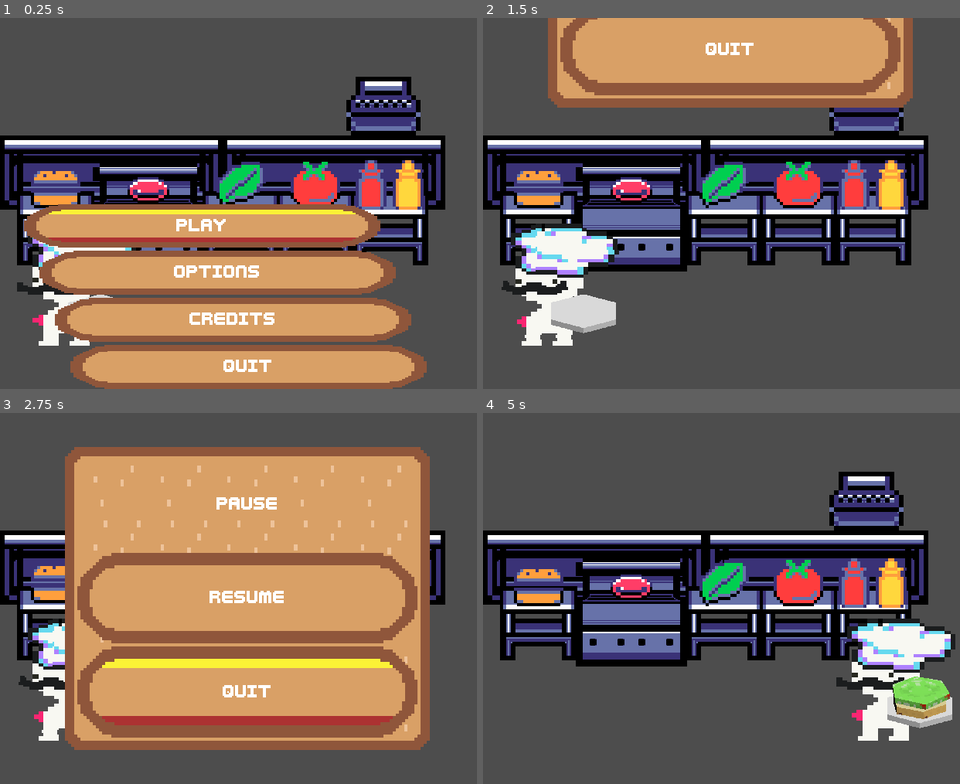
Above: before the commit, frames 1-4 (two rows, left to right).
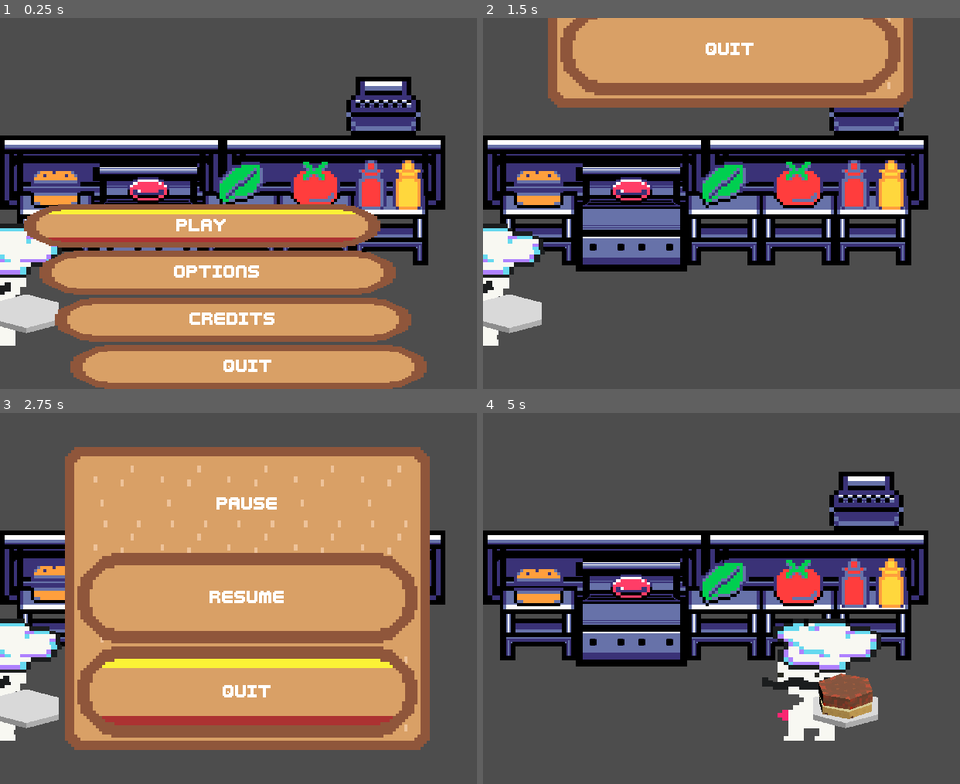
Above: after the commit, the same moments.

Repository: LettucePie/burgert
Game: Godot game, scene res://scenes/play.tscn
Two runs of this game, one before a commit and one after it. Both use one fixed random seed, a clock stepped at 60 frames per second and the inputs below.
Inputs:
- Up to frame 1 (0.25 s): no input
- Up to frame 2 (1.5 s): click "Play" at 0.5 s; tap Enter (menu) at 1.25 s; hold Right (right) from 1.28 s (still down); tap Z (confirm) at 1.35 s
- Up to frame 3 (2.75 s): release Right (right) at 2.03 s; hold Left (left) from 2.03 s (still down); tap Z (confirm) at 2.1 s
- Up to frame 4 (5 s): release Left (left) at 2.75 s; click "RESUME" at 2.75 s; hold Right (right) from 3.53 s (still down); tap Z (confirm) at 3.6, 4.35 s

The runs differ from the first frame. In frame 1, 3.5% of the frame differs, in the area x 0-29%, y 55-89%; in frame 2, 7.4%; in frame 3, 3.9%; in frame 4, 10%, in the area x 58-100%, y 55-89%.

Commit message:
adjust ketchup mustard mesh, starting game resets current burger

Diff:
--- a/scenes/game/burger.gd
+++ b/scenes/game/burger.gd
@@ -6,7 +6,10 @@
 	"Bun Bottom", "Meat", "Tomato", "Bun"
 ]
 @onready var offset_2 : PackedStringArray = [
-	"Lettuce", "Ketchup", "Mustard"
+	"Lettuce"
+]
+@onready var offset_down : PackedStringArray = [
+	"Ketchup", "Mustard"
 ]
 
 @export var ingredient3d_scene : PackedScene
--- a/scenes/game/chef.gd
+++ b/scenes/game/chef.gd
@@ -49,7 +49,6 @@
 			current_burger.add_ingredient(current_station.ingredient)
 
 
-# Called every frame. 'delta' is the elapsed time since the previous frame.
 func _physics_process(delta):
 	process_movement(delta)
 	process_actions(delta)
--- a/scenes/game/game.gd
+++ b/scenes/game/game.gd
@@ -3,7 +3,19 @@
 
 signal game_paused()
 
+@export var kitchen : Node2D
+@export var hud : Control
+@export var chef : Chef
+#@export var chef_scene : PackedScene
+var game_started : bool = false
+
+
 func _process(delta):
 	if Input.is_action_just_pressed("menu"):
 		print("PAUSE")
 		emit_signal("game_paused")
+
+
+func start_game():
+	game_started = true
+	chef.current_burger.refresh_plate()
--- a/scenes/game/game.tscn
+++ b/scenes/game/game.tscn
@@ -1,13 +1,20 @@
-[gd_scene load_steps=4 format=3 uid="uid://drcc15jq33yol"]
+[gd_scene load_steps=5 format=3 uid="uid://drcc15jq33yol"]
 
 [ext_resource type="Script" path="res://scenes/game/game.gd" id="1_ebpk4"]
 [ext_resource type="PackedScene" uid="uid://cb2lak3w8b1s8" path="res://scenes/game/kitchen_a.tscn" id="1_xsld7"]
+[ext_resource type="PackedScene" uid="uid://ddp4wjcafmrbj" path="res://scenes/game/chef.tscn" id="2_go7ox"]
 [ext_resource type="PackedScene" uid="uid://b3715nb5f0qc3" path="res://scenes/ui/hud.tscn" id="3_wdtco"]
 
-[node name="Game" type="Node"]
+[node name="Game" type="Node" node_paths=PackedStringArray("kitchen", "hud", "chef")]
 process_mode = 1
 script = ExtResource("1_ebpk4")
+kitchen = NodePath("kitchen_a")
+hud = NodePath("hud")
+chef = NodePath("chef")
 
 [node name="kitchen_a" parent="." instance=ExtResource("1_xsld7")]
 
 [node name="hud" parent="." instance=ExtResource("3_wdtco")]
+
+[node name="chef" parent="." instance=ExtResource("2_go7ox")]
+position = Vector2(0, 328)
--- a/scenes/game/kitchen_a.tscn
+++ b/scenes/game/kitchen_a.tscn
@@ -1,6 +1,5 @@
-[gd_scene load_steps=16 format=3 uid="uid://cb2lak3w8b1s8"]
+[gd_scene load_steps=15 format=3 uid="uid://cb2lak3w8b1s8"]
 
-[ext_resource type="PackedScene" uid="uid://ddp4wjcafmrbj" path="res://scenes/game/chef.tscn" id="2_0d1jc"]
 [ext_resource type="Texture2D" uid="uid://nabw6f4disui" path="res://assets/resources/sprites/work_station.tres" id="2_gi7bb"]
 [ext_resource type="Texture2D" uid="uid://dcode7kblp41y" path="res://assets/resources/sprites/register.tres" id="2_hv2ir"]
 [ext_resource type="Texture2D" uid="uid://f6jubesn86as" path="res://assets/resources/sprites/large_counter.tres" id="2_to378"]
@@ -153,6 +152,3 @@
 position = Vector2(0, -28)
 scale = Vector2(2, 2)
 texture = ExtResource("11_533m8")
-
-[node name="chef" parent="." instance=ExtResource("2_0d1jc")]
-position = Vector2(96, 328)
--- a/scenes/play.gd
+++ b/scenes/play.gd
@@ -15,6 +15,7 @@
 
 func _on_main_menu_start_play():
 	get_tree().paused = false
+	game_scene.start_game()
 
 
 func _on_game_game_paused():
Binary file changed: assets/models/burger.glb
Not shown, changed: assets/models/burger.blend
Not shown, changed: assets/models/burger.blend1
